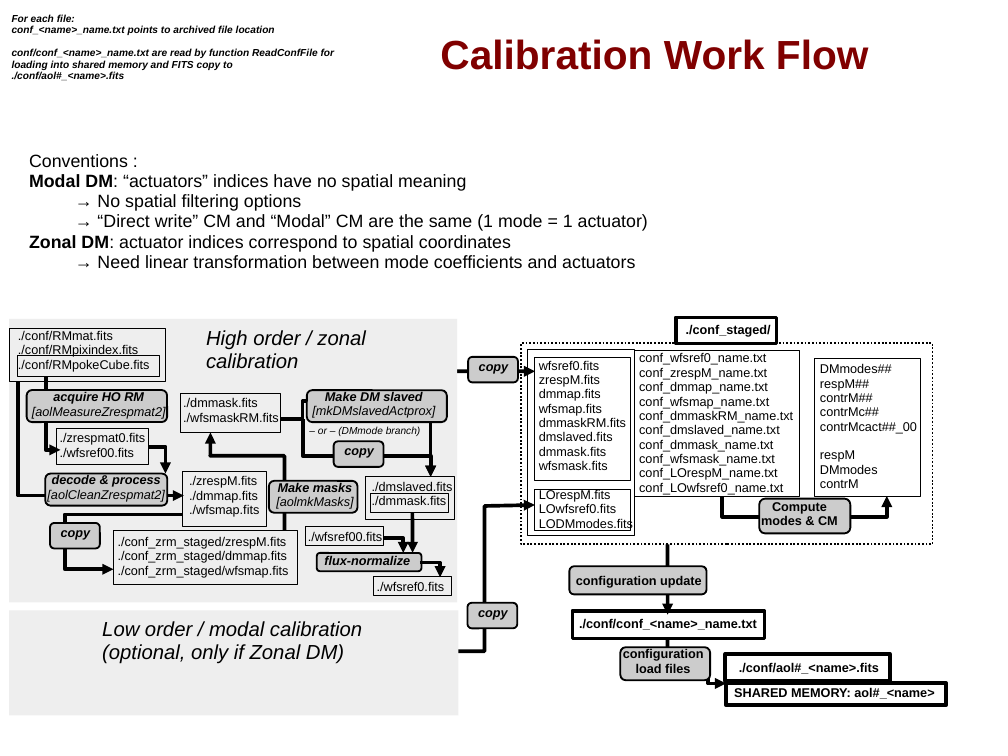
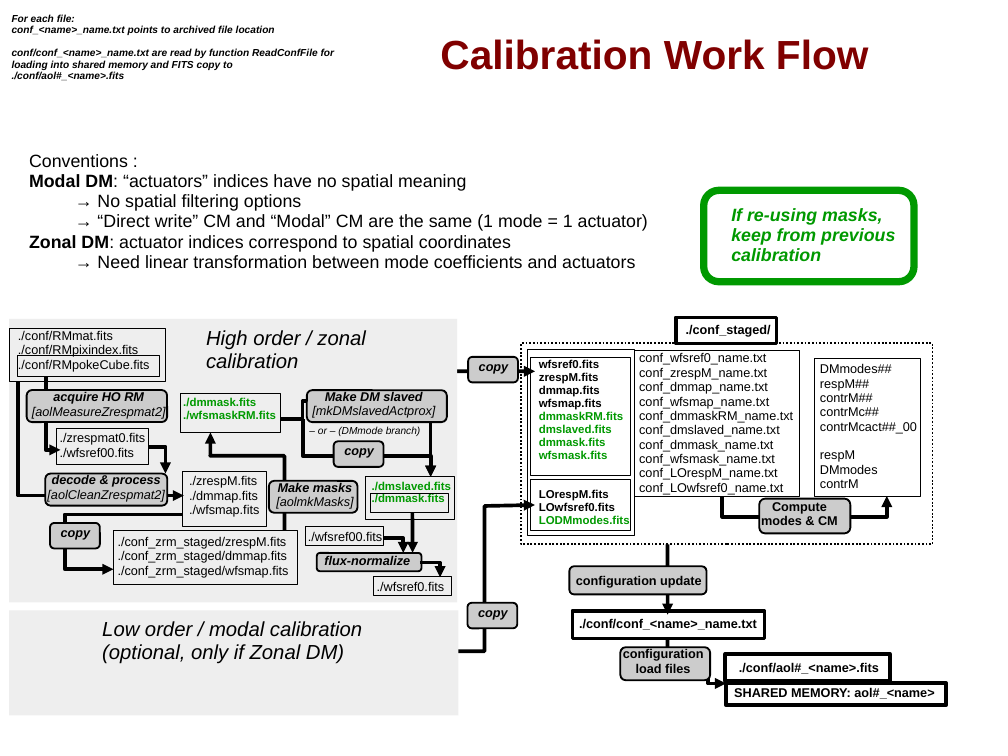
Before and after one commit to oguyon/Cfits, a slide deck: slide 5 of src/AOloopControl/doc/AOloopControl_figs.ppt (slide 1 before the commit). Drawn at 1008x756 pixels with LibreOffice and Linux fonts; fonts in the diff are those of the drawing. Boxes give left, top, right and bottom in pixels: in the first picture for what was removed or moved away, otherwise in the second. Text is boxed around its words. In the diff, an @@ line names an element or a change of style, - is before the commit and + after.

```diff
--- a/src/AOloopControl/doc/AOloopControl_figs.ppt
+++ b/src/AOloopControl/doc/AOloopControl_figs.ppt
@@ rounded rectangle added at [704,190,915,282], outline #009900 5.75 pt @@
@@ text added at [731,208,895,261], 14 pt, text #009900, bold, italic @@
+If re-using masks, keep from previous calibration
@@ text "wfsref0.fits" at [539,360,623,511]: size 10 to 9 pt, bold on; text colour #000000 to #009900 in "dmmaskRM.fits", "dmslaved.fits", "dmmask.fits", "wfsmask.fits" and 1 more places @@
@@ rectangle: place and size @@
-rectangle at [535,357,631,480]
+rectangle at [531,357,631,476]
@@ text "./dmmask.fits" at [183,397,276,420]: size 10 to 9 pt, text colour #000000 to #009900, bold on @@
@@ text "./dmslaved.fits" at [372,481,451,503]: size 10 to 9 pt, text colour #000000 to #009900, bold on @@
@@ rectangle: place and size @@
-rectangle at [535,489,631,531]
+rectangle at [531,479,631,531]
```
Also in this commit, not shown: 1 other slide changed, 4 slides added.
